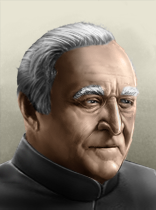
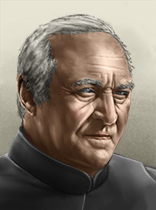
Layer changes from the first (156, 210) image to the second:
added group "OUTFIT" with 2 layers above "Color Fill 22" over [0, 123, 156, 210]
added layer "Layer 7" in group "OUTFIT" over [0, 123, 156, 210]
added layer "Layer 8" in group "OUTFIT" over [133, 160, 156, 182]
added layer "Color Fill 22" (color, 48%) above "hair" over [87, 88, 126, 96]
added layer "lips" (overlay, 25%) above "skin" over [83, 132, 112, 141]
removed layer "Layer 2" over [0, 18, 151, 210]
renamed "Layer 3" to "Layer 5", opacity 100% → 88%, moved it above "Capa 58", painted on it, unmasked it over [14, 20, 137, 190]
renamed "Layer 6" to "Capa 58", blend normal → color, painted on it over [0, 0, 156, 210]
added group "Group 1" with 4 layers above "Capa 1" over [0, 13, 156, 210]
added layer "Layer 4" in group "Group 1" over [0, 112, 156, 210]
added layer "Layer 6" in group "Group 1" over [19, 15, 101, 98]
renamed "Layer 5" to "Layer 2", blend normal → multiply, moved it into group "Group 1", painted on it over [0, 0, 156, 210]
renamed "Layer 4" to "Layer 1", moved it into group "Group 1", painted on it over [0, 13, 156, 210]
renamed "Layer 1" to "Capa 1", showed it, painted on it over [0, 0, 156, 210]
